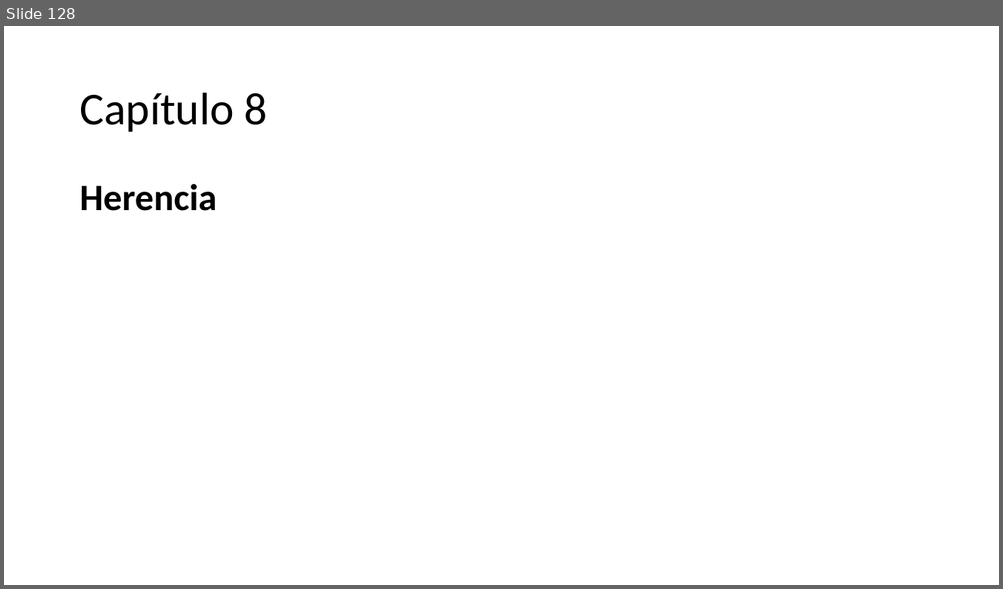
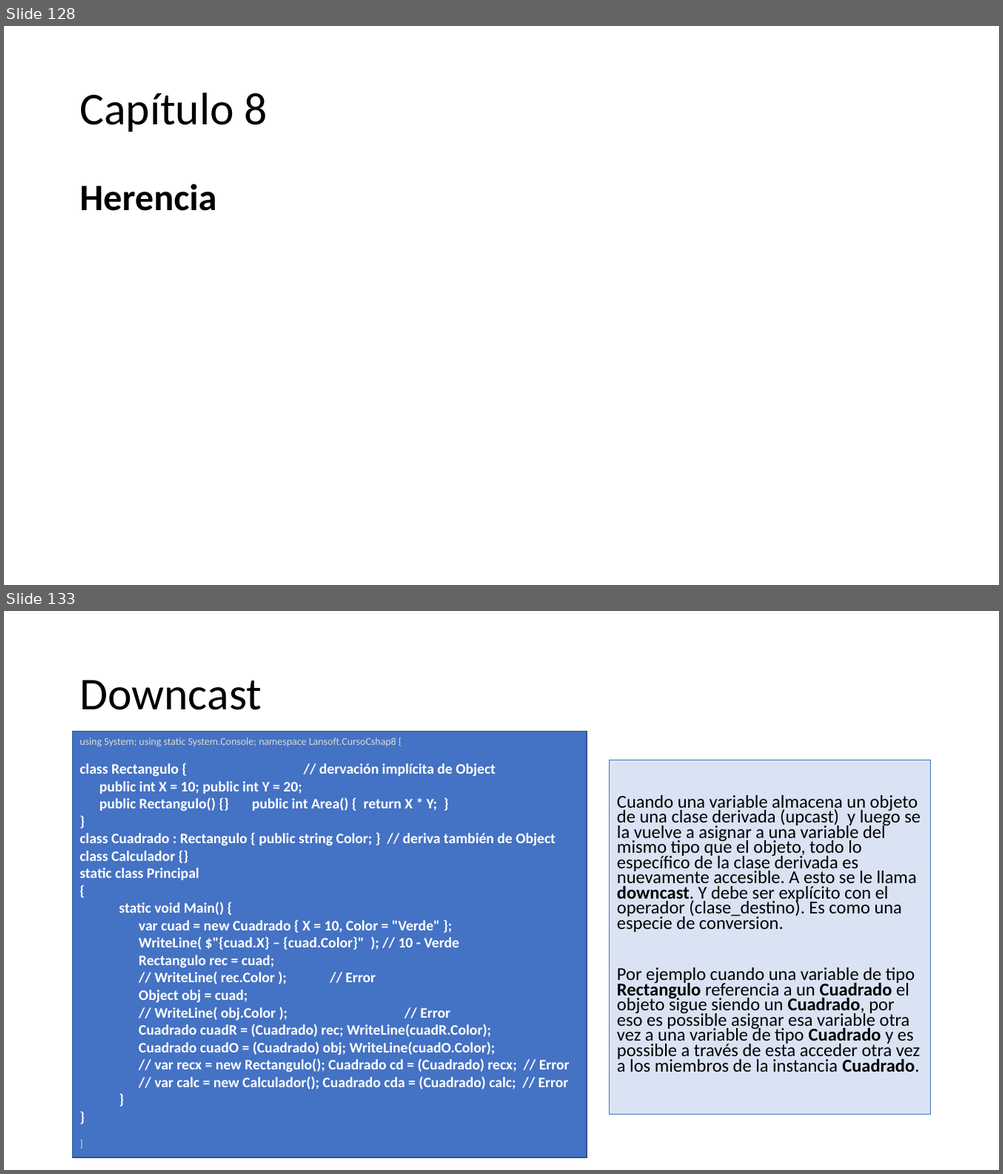
Before and after one commit to AlbertOsinaga/CursoCSharp__8, a slide deck: CSharpQuickReferencia.pptx. Shown one above the other, each under a label of ours: slide 128 before the commit, slides 128 and 133 after it; the slides between them are not shown. The pictures are 1003x589 and 1003x1174 pixels, drawn with LibreOffice and Linux fonts; fonts in the diff are those of the drawing. Boxes give left, top, right and bottom in pixels: in the first picture for what was removed or moved away, otherwise in the second. Text is boxed around its words. In the diff, an @@ line names an element or a change of style, - is before the commit and + after.

Commit message:
V 2020 04 30 PPT CQR 137slides

```diff
--- a/CSharpQuickReferencia.pptx
+++ b/CSharpQuickReferencia.pptx
@@ slide 133 added at [4,611,999,1170], background #FFFFFF @@
@@ title added at [79,680,262,710], 44 pt, text #000000 @@
+Downcast
@@ rectangle added at [73,731,586,1158], fill #4472C4, outline #325491 1 pt, 14 pt, text #FFFFFF, bold @@
+using System; using static System.Console; namespace Lansoft.CursoCshap8 {
+class Rectangulo { // dervación implícita de Object
+public int X = 10; public int Y = 20;
+public Rectangulo() {} public int Area() { return X * Y; }
+}
+class Cuadrado : Rectangulo { public string Color; } // deriva también de Object
+class Calculador {}
+static class Principal
+{
+static void Main() {
+var cuad = new Cuadrado { X = 10, Color = "Verde" };
+WriteLine( $"{cuad.X} – {cuad.Color}" ); // 10 - Verde
+Rectangulo rec = cuad;
+// WriteLine( rec.Color ); // Error
+Object obj = cuad;
+// WriteLine( obj.Color ); // Error
+Cuadrado cuadR = (Cuadrado) rec; WriteLine(cuadR.Color);
+Cuadrado cuadO = (Cuadrado) obj; WriteLine(cuadO.Color);
+// var recx = new Rectangulo(); Cuadrado cd = (Cuadrado) recx; // Error
+// var calc = new Calculador(); Cuadrado cda = (Cuadrado) calc; // Error
+}
+}
+}
@@ text added at [609,760,930,1116], fill #DAE3F3, outline #4472C4 0.75 pt, 17.5 pt, text #000000 @@
+Cuando una variable almacena un objeto de una clase derivada (upcast) y luego se la vuelve a asignar a una variable del mismo tipo que el objeto, todo lo específico de la clase derivada es nuevamente accesible. A esto se le llama downcast. Y debe ser explícito con el operador (clase_destino). Es como una especie de conversion.
+Por ejemplo cuando una variable de tipo Rectangulo referencia a un Cuadrado el objeto sigue siendo un Cuadrado, por eso es possible asignar esa variable otra vez a una variable de tipo Cuadrado y es possible a través de esta acceder otra vez a los miembros de la instancia Cuadrado.
```
Also in this commit, not shown: 8 other slides added.
